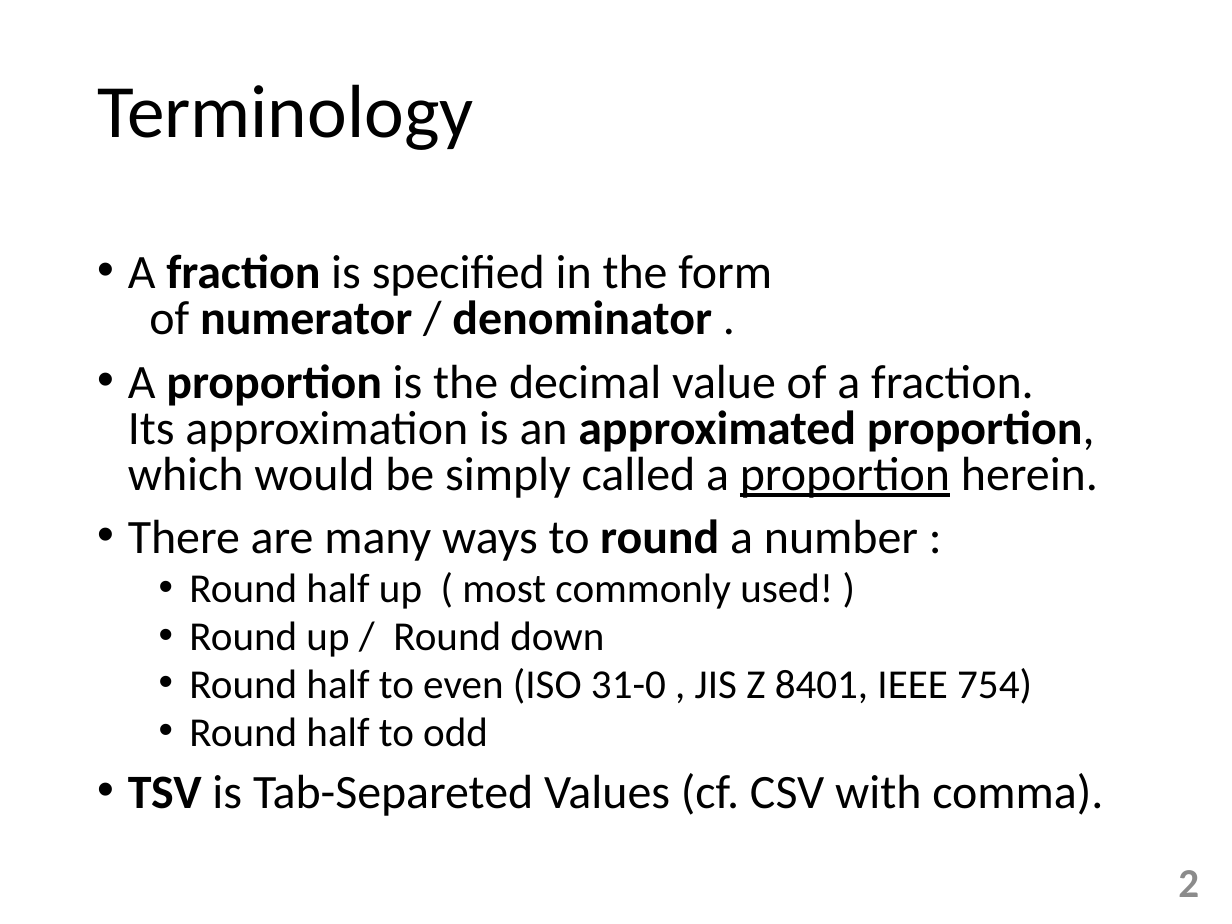
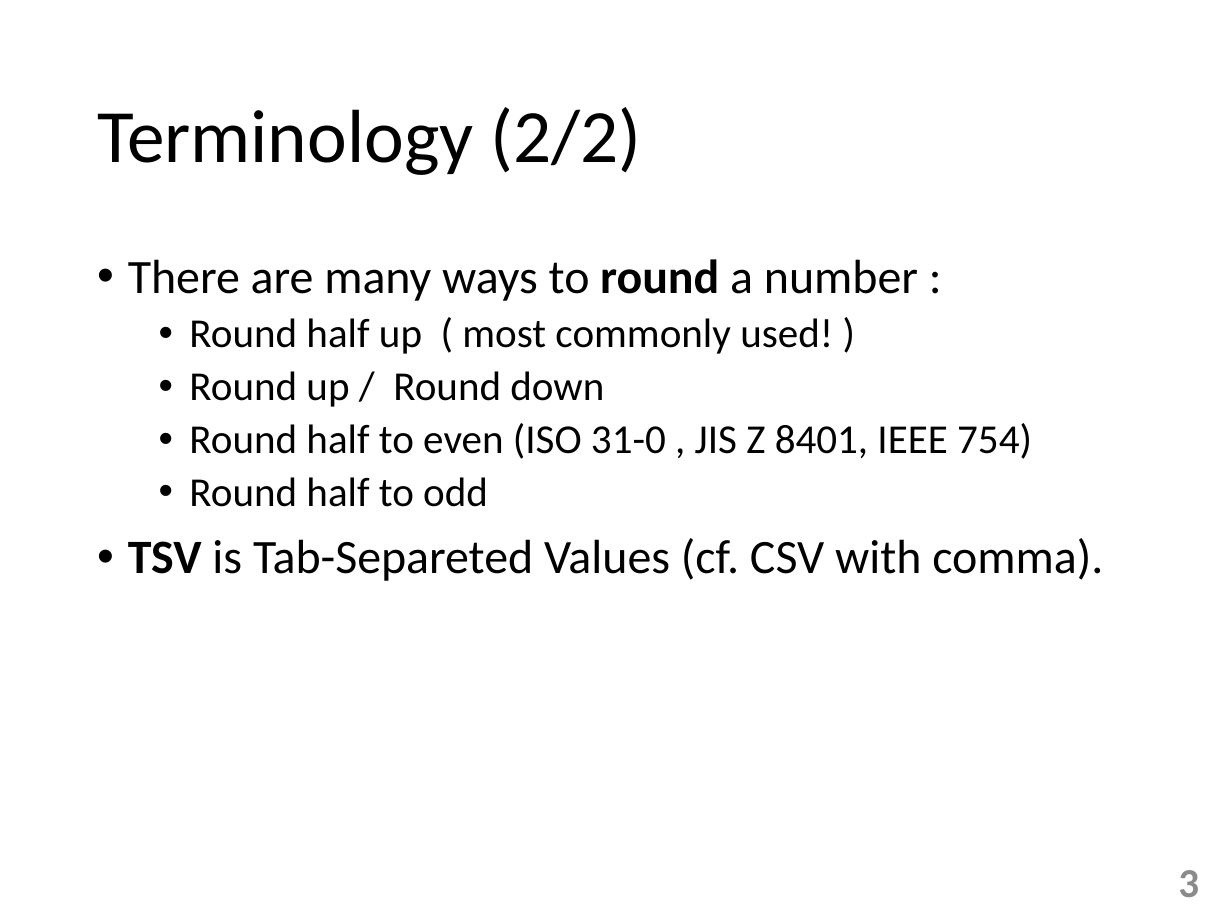
Before and after one commit to tulamili/App-denomfind, a slide deck: slide 3 of docs2/manipulation221022sat.pptx (slide 2 before the commit). Drawn at 1232x924 pixels with LibreOffice and Linux fonts; fonts in the diff are those of the drawing. Boxes give left, top, right and bottom in pixels: in the first picture for what was removed or moved away, otherwise in the second. Text is boxed around its words. In the diff, an @@ line names an element or a change of style, - is before the commit and + after.

```diff
--- a/docs2/manipulation221022sat.pptx
+++ b/docs2/manipulation221022sat.pptx
@@ title at box(97, 107, 642, 175): text changed @@
-Terminology
+Terminology (2/2)
@@ text "There are many ways to ..." at box(128, 259, 1103, 581): line spacing 0.8 to 0.9 @@
@@ text at box(128, 254, 1098, 498): paragraphs removed @@
-• A fraction is specified in the form
-  of numerator / denominator .
-• A proportion is the decimal value of a fraction.
-  Its approximation is an approximated proportion,
-  which would be simply called a proportion herein.
@@ page number at box(1178, 870, 1199, 897): text changed @@
-2
+3
```
Also in this commit, not shown: 5 other slides changed, 1 slide added, 1 other file.
